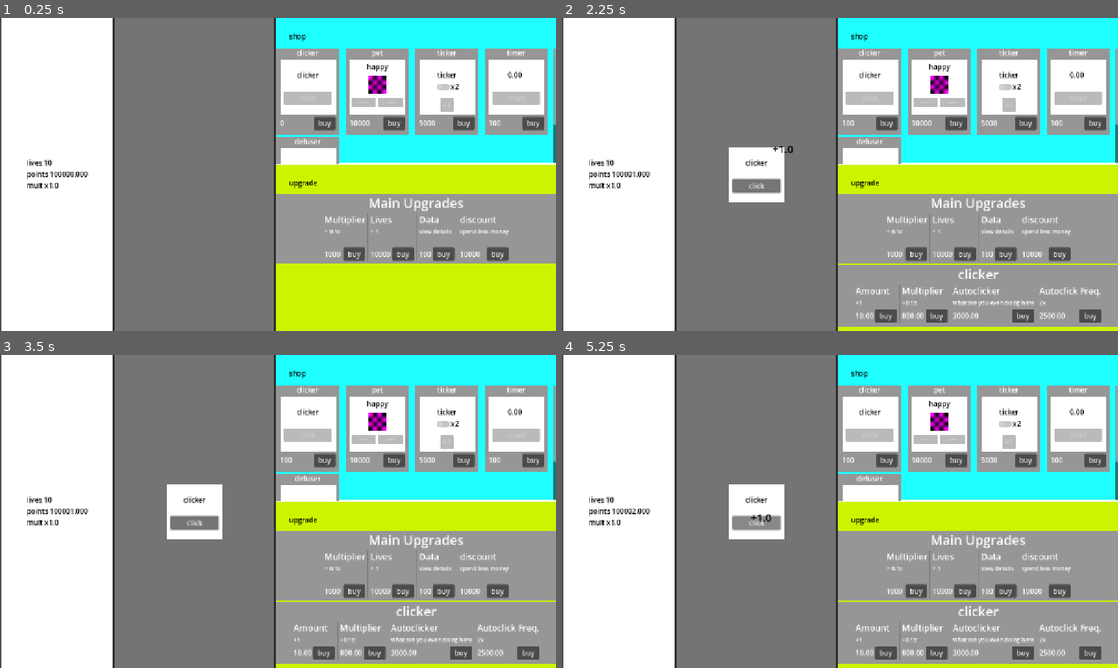
Above: before the commit, frames 1-4 (two rows, left to right).
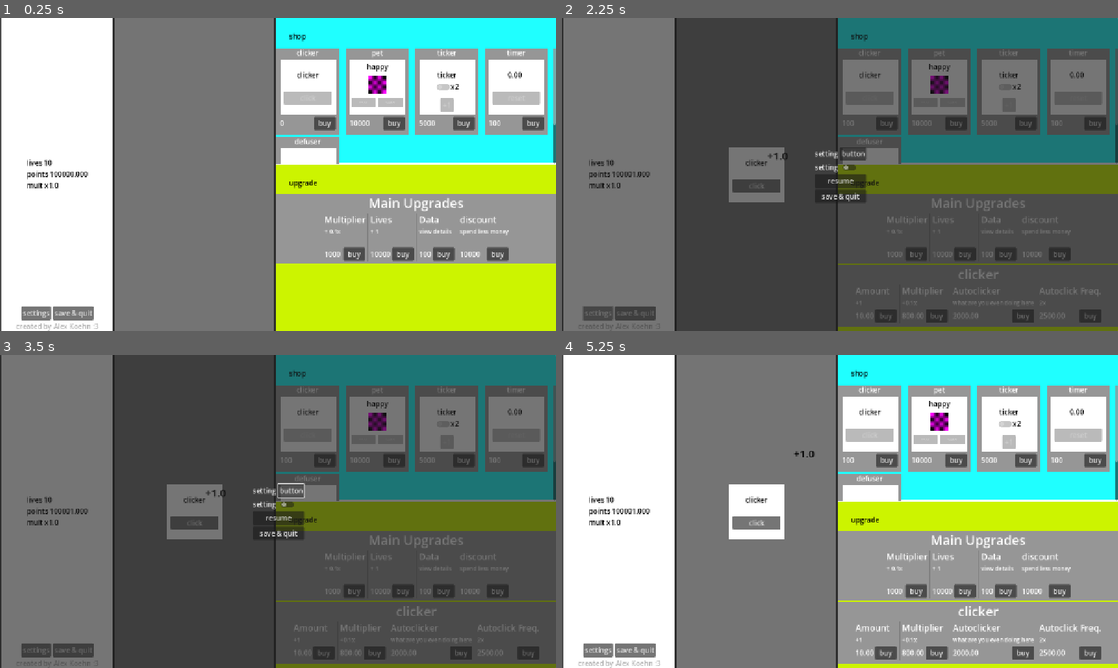
Above: after the commit, the same moments.

Repository: liltorchic/attention-grabbing-game
Game: Godot game, scene res://scenes/main.tscn
The game is run twice, just before and just after one commit, with the same random seed, the same clock (stepped at 60 frames per second) and the same inputs.
Inputs (mouse positions are in pixels of both pictures, inside the frame that each line leads up to):
- Up to frame 1 (0.25 s): no input
- Up to frame 2 (2.25 s): click "buy" at 0.5 s; click "click" at 1.25 s; click (595, 312) at 2 s, where only the run after the commit has a clickable "settings"
- Up to frame 3 (3.5 s): click (289, 489) at 2.75 s, where only the run after the commit has a clickable "button"
- Up to frame 4 (5.25 s): click (851, 505) at 3.52 s; click (840, 517) at 4.25 s, where only the run after the commit has a clickable "resume"; click "click" at 5 s

The runs differ from the first frame. In frame 1, 0.7% of the frame differs, in the area x 2-18%, y 92-100%; in frame 2, 99%; in frame 3, 99%, in the area x 0-100%, y 0-100%; in frame 4, 0.9%.

Commit message:
pause menu

Diff:
--- a/scenes/main.tscn
+++ b/scenes/main.tscn
@@ -1,14 +1,10 @@
-[gd_scene load_steps=6 format=3 uid="uid://dmab5sthll2kw"]
-
-[ext_resource type="Script" uid="uid://bhr7o5k57cb0o" path="res://scripts/singletons/main_screen.gd" id="1_tbgi4"]
+[gd_scene load_steps=5 format=3 uid="uid://dmab5sthll2kw"]
+
+[ext_resource type="Script" uid="uid://cvbafd8qkfu7x" path="res://scripts/ui/pause_settings_ui.gd" id="4_jyhfs"]
 [ext_resource type="Script" uid="uid://jvp8yk25jfnw" path="res://scripts/ui/ui_vbox_container_score.gd" id="5_tbgi4"]
 [ext_resource type="PackedScene" uid="uid://coqm2j3xd3wot" path="res://scenes/upgrade_item_base.tscn" id="5_tefeu"]
 [ext_resource type="Script" uid="uid://d21fc0y6shsto" path="res://scripts/ui/ui_shop.gd" id="7_o6xl0"]
 
-[sub_resource type="GDScript" id="GDScript_jyhfs"]
-script/source = "extends ColorRect
-"
-
 [node name="Control" type="Control"]
 layout_mode = 3
 anchors_preset = 15
@@ -18,9 +14,9 @@
 grow_vertical = 2
 size_flags_horizontal = 3
 size_flags_vertical = 3
-script = ExtResource("1_tbgi4")
-
-[node name="Panel" type="Panel" parent="."]
+
+[node name="game" type="Panel" parent="."]
+process_mode = 1
 z_index = -1
 layout_mode = 1
 anchors_preset = 15
@@ -32,7 +28,7 @@
 size_flags_horizontal = 3
 size_flags_vertical = 3
 
-[node name="HBoxContainer" type="HBoxContainer" parent="Panel"]
+[node name="HBoxContainer" type="HBoxContainer" parent="game"]
 layout_mode = 1
 anchors_preset = 15
 anchor_right = 1.0
@@ -41,17 +37,17 @@
 grow_vertical = 2
 alignment = 1
 
-[node name="VBoxContainer_UI" type="VBoxContainer" parent="Panel/HBoxContainer"]
-layout_mode = 2
-size_flags_horizontal = 3
-
-[node name="ColorRect" type="ColorRect" parent="Panel/HBoxContainer/VBoxContainer_UI"]
+[node name="VBoxContainer_UI" type="VBoxContainer" parent="game/HBoxContainer"]
+layout_mode = 2
+size_flags_horizontal = 3
+
+[node name="ColorRect" type="ColorRect" parent="game/HBoxContainer/VBoxContainer_UI"]
 clip_contents = true
 custom_minimum_size = Vector2(256, 256)
 layout_mode = 2
 size_flags_vertical = 3
 
-[node name="container_scorer_ver" type="VBoxContainer" parent="Panel/HBoxContainer/VBoxContainer_UI/ColorRect"]
+[node name="container_scorer_ver" type="VBoxContainer" parent="game/HBoxContainer/VBoxContainer_UI/ColorRect"]
 layout_mode = 1
 anchors_preset = 8
 anchor_left = 0.5
@@ -66,76 +62,122 @@
 grow_vertical = 2
 script = ExtResource("5_tbgi4")
 
-[node name="container_lives_hor" type="HBoxContainer" parent="Panel/HBoxContainer/VBoxContainer_UI/ColorRect/container_scorer_ver"]
-layout_mode = 2
-
-[node name="Label_Lives" type="Label" parent="Panel/HBoxContainer/VBoxContainer_UI/ColorRect/container_scorer_ver/container_lives_hor"]
+[node name="container_lives_hor" type="HBoxContainer" parent="game/HBoxContainer/VBoxContainer_UI/ColorRect/container_scorer_ver"]
+layout_mode = 2
+
+[node name="Label_Lives" type="Label" parent="game/HBoxContainer/VBoxContainer_UI/ColorRect/container_scorer_ver/container_lives_hor"]
 layout_mode = 2
 theme_override_colors/font_color = Color(0, 0, 0, 1)
 text = "lives"
 
-[node name="Label_Lives_num" type="Label" parent="Panel/HBoxContainer/VBoxContainer_UI/ColorRect/container_scorer_ver/container_lives_hor"]
+[node name="Label_Lives_num" type="Label" parent="game/HBoxContainer/VBoxContainer_UI/ColorRect/container_scorer_ver/container_lives_hor"]
 layout_mode = 2
 theme_override_colors/font_color = Color(0, 0, 0, 1)
 text = "#"
 
-[node name="container_points_hor" type="HBoxContainer" parent="Panel/HBoxContainer/VBoxContainer_UI/ColorRect/container_scorer_ver"]
-layout_mode = 2
-
-[node name="Label_Points" type="Label" parent="Panel/HBoxContainer/VBoxContainer_UI/ColorRect/container_scorer_ver/container_points_hor"]
+[node name="container_points_hor" type="HBoxContainer" parent="game/HBoxContainer/VBoxContainer_UI/ColorRect/container_scorer_ver"]
+layout_mode = 2
+
+[node name="Label_Points" type="Label" parent="game/HBoxContainer/VBoxContainer_UI/ColorRect/container_scorer_ver/container_points_hor"]
 layout_mode = 2
 theme_override_colors/font_color = Color(0, 0, 0, 1)
 text = "points"
 
-[node name="Label_Points_num" type="Label" parent="Panel/HBoxContainer/VBoxContainer_UI/ColorRect/container_scorer_ver/container_points_hor"]
+[node name="Label_Points_num" type="Label" parent="game/HBoxContainer/VBoxContainer_UI/ColorRect/container_scorer_ver/container_points_hor"]
 layout_mode = 2
 theme_override_colors/font_color = Color(0, 0, 0, 1)
 text = "#"
 
-[node name="container_mult_hor" type="HBoxContainer" parent="Panel/HBoxContainer/VBoxContainer_UI/ColorRect/container_scorer_ver"]
-layout_mode = 2
-
-[node name="Label" type="Label" parent="Panel/HBoxContainer/VBoxContainer_UI/ColorRect/container_scorer_ver/container_mult_hor"]
+[node name="container_mult_hor" type="HBoxContainer" parent="game/HBoxContainer/VBoxContainer_UI/ColorRect/container_scorer_ver"]
+layout_mode = 2
+
+[node name="Label" type="Label" parent="game/HBoxContainer/VBoxContainer_UI/ColorRect/container_scorer_ver/container_mult_hor"]
 layout_mode = 2
 theme_override_colors/font_color = Color(0, 0, 0, 1)
 text = "mult"
 
-[node name="Label_Multiplier" type="Label" parent="Panel/HBoxContainer/VBoxContainer_UI/ColorRect/container_scorer_ver/container_mult_hor"]
+[node name="Label_Multiplier" type="Label" parent="game/HBoxContainer/VBoxContainer_UI/ColorRect/container_scorer_ver/container_mult_hor"]
 layout_mode = 2
 theme_override_colors/font_color = Color(0, 0, 0, 1)
 text = "#"
 
-[node name="ColorRect" type="ColorRect" parent="Panel/HBoxContainer"]
+[node name="container_100kp_extra" type="HBoxContainer" parent="game/HBoxContainer/VBoxContainer_UI/ColorRect/container_scorer_ver"]
+visible = false
+layout_mode = 2
+
+[node name="Label" type="Label" parent="game/HBoxContainer/VBoxContainer_UI/ColorRect/container_scorer_ver/container_100kp_extra"]
+layout_mode = 2
+theme_override_colors/font_color = Color(0, 0, 0, 1)
+text = "100k's"
+
+[node name="Label_100kp" type="Label" parent="game/HBoxContainer/VBoxContainer_UI/ColorRect/container_scorer_ver/container_100kp_extra"]
+layout_mode = 2
+theme_override_colors/font_color = Color(0, 0, 0, 1)
+text = "#"
+
+[node name="container_settings_vert" type="VBoxContainer" parent="game/HBoxContainer/VBoxContainer_UI/ColorRect"]
+layout_mode = 1
+anchors_preset = 7
+anchor_left = 0.5
+anchor_top = 1.0
+anchor_right = 0.5
+anchor_bottom = 1.0
+offset_left = -20.0
+offset_top = -40.0
+offset_right = 20.0
+grow_horizontal = 2
+grow_vertical = 0
+
+[node name="CenterContainer" type="CenterContainer" parent="game/HBoxContainer/VBoxContainer_UI/ColorRect/container_settings_vert"]
+layout_mode = 2
+
+[node name="HBoxContainer" type="HBoxContainer" parent="game/HBoxContainer/VBoxContainer_UI/ColorRect/container_settings_vert/CenterContainer"]
+layout_mode = 2
+
+[node name="Button_Settings" type="Button" parent="game/HBoxContainer/VBoxContainer_UI/ColorRect/container_settings_vert/CenterContainer/HBoxContainer"]
+layout_mode = 2
+text = "settings"
+
+[node name="Button_Save_and_Quit" type="Button" parent="game/HBoxContainer/VBoxContainer_UI/ColorRect/container_settings_vert/CenterContainer/HBoxContainer"]
+layout_mode = 2
+text = "save & quit"
+
+[node name="Label" type="Label" parent="game/HBoxContainer/VBoxContainer_UI/ColorRect/container_settings_vert"]
+modulate = Color(0.691357, 0.691357, 0.691357, 1)
+layout_mode = 2
+text = "created by Alex Koehn :3"
+
+[node name="ColorRect" type="ColorRect" parent="game/HBoxContainer"]
 layout_mode = 2
 size_flags_horizontal = 3
 size_flags_stretch_ratio = 3.8
 color = Color(0.454524, 0.454524, 0.454524, 1)
 
-[node name="ScrollContainer" type="ScrollContainer" parent="Panel/HBoxContainer/ColorRect"]
-layout_mode = 1
-anchors_preset = 15
-anchor_right = 1.0
-anchor_bottom = 1.0
-grow_horizontal = 2
-grow_vertical = 2
-
-[node name="distractions" type="GridContainer" parent="Panel/HBoxContainer/ColorRect/ScrollContainer"]
+[node name="ScrollContainer" type="ScrollContainer" parent="game/HBoxContainer/ColorRect"]
+layout_mode = 1
+anchors_preset = 15
+anchor_right = 1.0
+anchor_bottom = 1.0
+grow_horizontal = 2
+grow_vertical = 2
+
+[node name="distractions" type="GridContainer" parent="game/HBoxContainer/ColorRect/ScrollContainer"]
 layout_mode = 2
 size_flags_horizontal = 6
 size_flags_vertical = 6
 columns = 2
 
-[node name="distraction_template" type="ColorRect" parent="Panel/HBoxContainer/ColorRect/ScrollContainer/distractions"]
+[node name="distraction_template" type="ColorRect" parent="game/HBoxContainer/ColorRect/ScrollContainer/distractions"]
 visible = false
 custom_minimum_size = Vector2(128, 128)
 layout_mode = 2
 
-[node name="Timer" type="Timer" parent="Panel/HBoxContainer/ColorRect/ScrollContainer/distractions/distraction_template"]
-
-[node name="Timer_Scorer" type="Timer" parent="Panel/HBoxContainer/ColorRect/ScrollContainer/distractions/distraction_template"]
+[node name="Timer" type="Timer" parent="game/HBoxContainer/ColorRect/ScrollContainer/distractions/distraction_template"]
+
+[node name="Timer_Scorer" type="Timer" parent="game/HBoxContainer/ColorRect/ScrollContainer/distractions/distraction_template"]
 editor_description = "Used for assigning points to the game manager"
 
-[node name="Button" type="Button" parent="Panel/HBoxContainer/ColorRect/ScrollContainer/distractions/distraction_template"]
+[node name="Button" type="Button" parent="game/HBoxContainer/ColorRect/ScrollContainer/distractions/distraction_template"]
 layout_direction = 1
 layout_mode = 1
 anchors_preset = 8
@@ -151,7 +193,7 @@
 grow_vertical = 2
 text = "reset"
 
-[node name="Label" type="Label" parent="Panel/HBoxContainer/ColorRect/ScrollContainer/distractions/distraction_template"]
+[node name="Label" type="Label" parent="game/HBoxContainer/ColorRect/ScrollContainer/distractions/distraction_template"]
 layout_mode = 1
 anchors_preset = 8
 anchor_left = 0.5
@@ -167,26 +209,26 @@
 theme_override_colors/font_color = Color(0, 0, 0, 1)
 text = "simple timer"
 
-[node name="VBoxContainer_UI_Upgrade" type="VBoxContainer" parent="Panel/HBoxContainer"]
+[node name="VBoxContainer_UI_Upgrade" type="VBoxContainer" parent="game/HBoxContainer"]
 layout_mode = 2
 size_flags_horizontal = 3
 size_flags_stretch_ratio = 6.66
 alignment = 1
 
-[node name="ColorRect" type="ColorRect" parent="Panel/HBoxContainer/VBoxContainer_UI_Upgrade"]
+[node name="ColorRect" type="ColorRect" parent="game/HBoxContainer/VBoxContainer_UI_Upgrade"]
 custom_minimum_size = Vector2(256, 256)
 layout_mode = 2
 size_flags_vertical = 3
 
-[node name="VBoxContainer" type="VBoxContainer" parent="Panel/HBoxContainer/VBoxContainer_UI_Upgrade/ColorRect"]
-layout_mode = 1
-anchors_preset = 15
-anchor_right = 1.0
-anchor_bottom = 1.0
-grow_horizontal = 2
-grow_vertical = 2
-
-[node name="shop" type="ColorRect" parent="Panel/HBoxContainer/VBoxContainer_UI_Upgrade/ColorRect/VBoxContainer"]
+[node name="VBoxContainer" type="VBoxContainer" parent="game/HBoxContainer/VBoxContainer_UI_Upgrade/ColorRect"]
+layout_mode = 1
+anchors_preset = 15
+anchor_right = 1.0
+anchor_bottom = 1.0
+grow_horizontal = 2
+grow_vertical = 2
+
+[node name="shop" type="ColorRect" parent="game/HBoxContainer/VBoxContainer_UI_Upgrade/ColorRect/VBoxContainer"]
 custom_minimum_size = Vector2(200, 200)
 layout_mode = 2
 size_flags_vertical = 3
@@ -194,7 +236,7 @@
 color = Color(0.121569, 1, 1, 1)
 script = ExtResource("7_o6xl0")
 
-[node name="Label" type="Label" parent="Panel/HBoxContainer/VBoxContainer_UI_Upgrade/ColorRect/VBoxContainer/shop"]
+[node name="Label" type="Label" parent="game/HBoxContainer/VBoxContainer_UI_Upgrade/ColorRect/VBoxContainer/shop"]
 custom_minimum_size = Vector2(6.305, 7.02)
 layout_mode = 1
 offset_left = 30.0
@@ -204,7 +246,7 @@
 theme_override_colors/font_color = Color(0, 0, 0, 1)
 text = "shop"
 
-[node name="ScrollContainer" type="ScrollContainer" parent="Panel/HBoxContainer/VBoxContainer_UI_Upgrade/ColorRect/VBoxContainer/shop"]
+[node name="ScrollContainer" type="ScrollContainer" parent="game/HBoxContainer/VBoxContainer_UI_Upgrade/ColorRect/VBoxContainer/shop"]
 layout_mode = 1
 anchors_preset = 15
 anchor_right = 1.0
@@ -213,20 +255,19 @@
 grow_horizontal = 2
 grow_vertical = 2
 
-[node name="GridContainer" type="FlowContainer" parent="Panel/HBoxContainer/VBoxContainer_UI_Upgrade/ColorRect/VBoxContainer/shop/ScrollContainer"]
-layout_mode = 2
-size_flags_horizontal = 3
-size_flags_vertical = 3
-
-[node name="upgrade" type="ColorRect" parent="Panel/HBoxContainer/VBoxContainer_UI_Upgrade/ColorRect/VBoxContainer"]
+[node name="GridContainer" type="FlowContainer" parent="game/HBoxContainer/VBoxContainer_UI_Upgrade/ColorRect/VBoxContainer/shop/ScrollContainer"]
+layout_mode = 2
+size_flags_horizontal = 3
+size_flags_vertical = 3
+
+[node name="upgrade" type="ColorRect" parent="game/HBoxContainer/VBoxContainer_UI_Upgrade/ColorRect/VBoxContainer"]
 custom_minimum_size = Vector2(200, 200)
 layout_mode = 2
 size_flags_vertical = 3
 size_flags_stretch_ratio = 1.61
 color = Color(0.801395, 0.957694, 0, 1)
-script = SubResource("GDScript_jyhfs")
-
-[node name="Label" type="Label" parent="Panel/HBoxContainer/VBoxContainer_UI_Upgrade/ColorRect/VBoxContainer/upgrade"]
+
+[node name="Label" type="Label" parent="game/HBoxContainer/VBoxContainer_UI_Upgrade/ColorRect/VBoxContainer/upgrade"]
 custom_minimum_size = Vector2(6.305, 7.02)
 layout_mode = 0
 offset_left = 30.0
@@ -236,7 +277,7 @@
 theme_override_colors/font_color = Color(0, 0, 0, 1)
 text = "upgrade"
 
-[node name="ScrollContainer" type="ScrollContainer" parent="Panel/HBoxContainer/VBoxContainer_UI_Upgrade/ColorRect/VBoxContainer/upgrade"]
+[node name="ScrollContainer" type="ScrollContainer" parent="game/HBoxContainer/VBoxContainer_UI_Upgrade/ColorRect/VBoxContainer/upgrade"]
 layout_mode = 1
 anchors_preset = 15
 anchor_right = 1.0
@@ -245,13 +286,74 @@
 grow_horizontal = 2
 grow_vertical = 2
 
-[node name="VBoxContainer" type="VBoxContainer" parent="Panel/HBoxContainer/VBoxContainer_UI_Upgrade/ColorRect/VBoxContainer/upgrade/ScrollContainer"]
+[node name="VBoxContainer" type="VBoxContainer" parent="game/HBoxContainer/VBoxContainer_UI_Upgrade/ColorRect/VBoxContainer/upgrade/ScrollContainer"]
 layout_mode = 2
 size_flags_horizontal = 3
 size_flags_vertical = 4
 
-[node name="UpgradeItemMain" parent="Panel/HBoxContainer/VBoxContainer_UI_Upgrade/ColorRect/VBoxContainer/upgrade/ScrollContainer/VBoxContainer" instance=ExtResource("5_tefeu")]
-layout_mode = 2
-
-[connection signal="child_entered_tree" from="Panel/HBoxContainer/ColorRect/ScrollContainer/distractions" to="Panel/HBoxContainer/VBoxContainer_UI_Upgrade/ColorRect/VBoxContainer/upgrade" method="_on_distractions_child_entered_tree"]
-[connection signal="child_entered_tree" from="Panel/HBoxContainer/VBoxContainer_UI_Upgrade/ColorRect/VBoxContainer/shop/ScrollContainer/GridContainer" to="Panel/HBoxContainer/VBoxContainer_UI_Upgrade/ColorRect/VBoxContainer/shop" method="_on_grid_container_child_entered_tree"]
+[node name="UpgradeItemMain" parent="game/HBoxContainer/VBoxContainer_UI_Upgrade/ColorRect/VBoxContainer/upgrade/ScrollContainer/VBoxContainer" instance=ExtResource("5_tefeu")]
+layout_mode = 2
+
+[node name="settings" type="Panel" parent="."]
+process_mode = 2
+visible = false
+layout_mode = 1
+anchors_preset = 15
+anchor_right = 1.0
+anchor_bottom = 1.0
+grow_horizontal = 2
+grow_vertical = 2
+script = ExtResource("4_jyhfs")
+
+[node name="VBoxContainer" type="VBoxContainer" parent="settings"]
+layout_mode = 1
+anchors_preset = 8
+anchor_left = 0.5
+anchor_top = 0.5
+anchor_right = 0.5
+anchor_bottom = 0.5
+offset_left = -33.5
+offset_top = -15.5
+offset_right = 33.5
+offset_bottom = 15.5
+grow_horizontal = 2
+grow_vertical = 2
+
+[node name="setting_1" type="HBoxContainer" parent="settings/VBoxContainer"]
+layout_mode = 2
+
+[node name="Label" type="Label" parent="settings/VBoxContainer/setting_1"]
+layout_mode = 2
+text = "setting"
+
+[node name="Button" type="Button" parent="settings/VBoxContainer/setting_1"]
+layout_mode = 2
+text = "button"
+
+[node name="setting_2" type="HBoxContainer" parent="settings/VBoxContainer"]
+layout_mode = 2
+
+[node name="Label" type="Label" parent="settings/VBoxContainer/setting_2"]
+layout_mode = 2
+text = "setting"
+
+[node name="CheckButton" type="CheckButton" parent="settings/VBoxContainer/setting_2"]
+layout_mode = 2
+
+[node name="Button_resume" type="Button" parent="settings/VBoxContainer"]
+layout_mode = 2
+text = "resume
+"
+
+[node name="Button_quit" type="Button" parent="settings/VBoxContainer"]
+layout_mode = 2
+text = "save & quit
+"
+
+[connection signal="pressed" from="game/HBoxContainer/VBoxContainer_UI/ColorRect/container_settings_vert/CenterContainer/HBoxContainer/Button_Settings" to="game" method="_on_button_settings_pressed"]
+[connection signal="pressed" from="game/HBoxContainer/VBoxContainer_UI/ColorRect/container_settings_vert/CenterContainer/HBoxContainer/Button_Settings" to="settings" method="_on_button_settings_pressed"]
+[connection signal="pressed" from="game/HBoxContainer/VBoxContainer_UI/ColorRect/container_settings_vert/CenterContainer/HBoxContainer/Button_Save_and_Quit" to="game" method="_on_button_save_and_quit_pressed"]
+[connection signal="child_entered_tree" from="game/HBoxContainer/ColorRect/ScrollContainer/distractions" to="game/HBoxContainer/VBoxContainer_UI_Upgrade/ColorRect/VBoxContainer/upgrade" method="_on_distractions_child_entered_tree"]
+[connection signal="child_entered_tree" from="game/HBoxContainer/VBoxContainer_UI_Upgrade/ColorRect/VBoxContainer/shop/ScrollContainer/GridContainer" to="game/HBoxContainer/VBoxContainer_UI_Upgrade/ColorRect/VBoxContainer/shop" method="_on_grid_container_child_entered_tree"]
+[connection signal="pressed" from="settings/VBoxContainer/Button_resume" to="settings" method="_on_button_resume_pressed"]
+[connection signal="pressed" from="settings/VBoxContainer/Button_quit" to="settings" method="_on_button_quit_pressed"]
--- a/scripts/singletons/game.gd
+++ b/scripts/singletons/game.gd
@@ -3,30 +3,47 @@
 var ui_decimal_count = 0
 
 var time_points:float = 100000 if Constants.dev else 0
-var cumlative_points = 0
+
 var isMultUnlocked = true
 var isUpgradesUnlocked = true
 
+var cumlative_points = 0
+var cumlative_points_rollover = 0
+#global multiplier
 var base_mult:float = 0.0
+#
+var hundredkprogess:int = 0
 
 var lives = Constants.starting_lives
 var multiplier:float = Constants.base_multiplier * 1.0
 const panel_size = Constants.ui_panel_standard_size
 
+
+
+
 var selected
-
 signal updated_selected
 
+
+func checkprogressandrollover():
+	if cumlative_points_rollover >= 100000:
+		cumlative_points_rollover -= 100000
+		hundredkprogess += 1
+		print("100k point")
 
 # includes multiplier
 func add_time_point():
 	time_points += 1.0 * multiplier
 	cumlative_points += 1.0 * multiplier
+	cumlative_points_rollover += 1.0 * multiplier
+	checkprogressandrollover()
 
 # does not include multiplier
 func add_time_points(_p:float):
 	time_points += _p
 	cumlative_points += _p
+	cumlative_points_rollover += _p
+	checkprogressandrollover()
 
 func remove_time_points(_p:float):
 	time_points -= _p
--- /dev/null
+++ b/scripts/ui/game_ui.gd
@@ -0,0 +1,11 @@
+extends Panel
+
+#pausable
+
+func _on_button_settings_pressed() -> void:
+	hide()
+	get_tree().paused = false
+
+
+func _on_button_save_and_quit_pressed() -> void:
+	pass # Replace with function body.
--- /dev/null
+++ b/scripts/ui/pause_settings_ui.gd
@@ -0,0 +1,27 @@
+extends Panel
+
+#when paused
+
+
+#only called when game is paused
+func _process(float) -> void:
+	pass
+
+
+#from the pause screen
+func _on_button_resume_pressed() -> void:
+	hide() #hide pause screen
+	get_tree().paused = false
+
+
+func _on_button_quit_pressed() -> void:
+	pass # Replace with function body.
+
+
+
+
+
+#from the game screen
+func _on_button_settings_pressed() -> void:
+	show() #show pause screen
+	get_tree().paused = true
Not shown, added: scripts/ui/game_ui.gd.uid
Not shown, added: scripts/ui/pause_settings_ui.gd.uid
